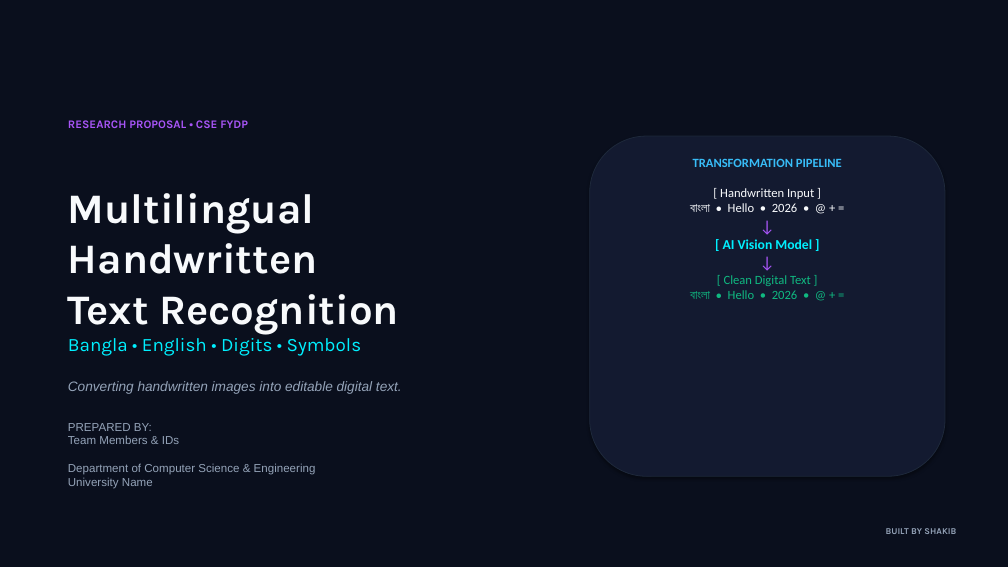
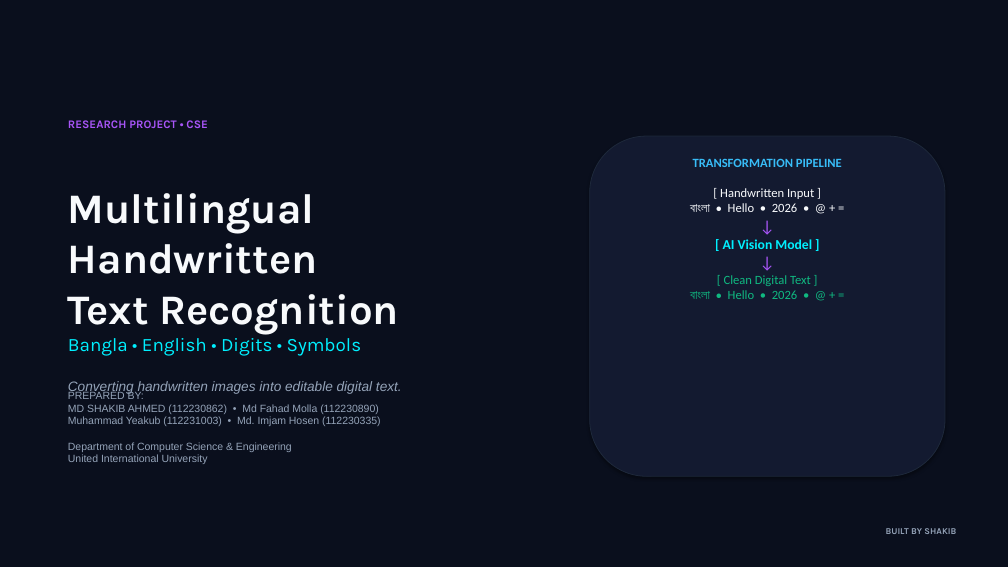
Before and after one commit to shakibthe69/multilingual-htr-presentation, a slide deck: slide 1 of Multilingual_HTR_Presentation.pptx. Drawn at 1008x567 pixels with LibreOffice and Linux fonts; fonts in the diff are those of the drawing. Boxes give left, top, right and bottom in pixels: in the first picture for what was removed or moved away, otherwise in the second. Text is boxed around its words. In the diff, an @@ line names an element or a change of style, - is before the commit and + after.

Commit message:
Update title slide with team members and UIU university name

```diff
--- a/Multilingual_HTR_Presentation.pptx
+++ b/Multilingual_HTR_Presentation.pptx
@@ text at bbox=[68, 120, 207, 128]: text changed @@
-RESEARCH PROPOSAL • CSE FYDP
+RESEARCH PROJECT • CSE
@@ text at bbox=[68, 391, 381, 464]: text changed; size 11 to 10 pt @@
-PREPARED BY:
-Team Members & IDs
-Department of Computer Science & Engineering
-University Name
+PREPARED BY:
+MD SHAKIB AHMED (112230862) • Md Fahad Molla (112230890)
+Muhammad Yeakub (112231003) • Md. Imjam Hosen (112230335)
+Department of Computer Science & Engineering
+United International University
```
Also in this commit, not shown: 2 other files.
